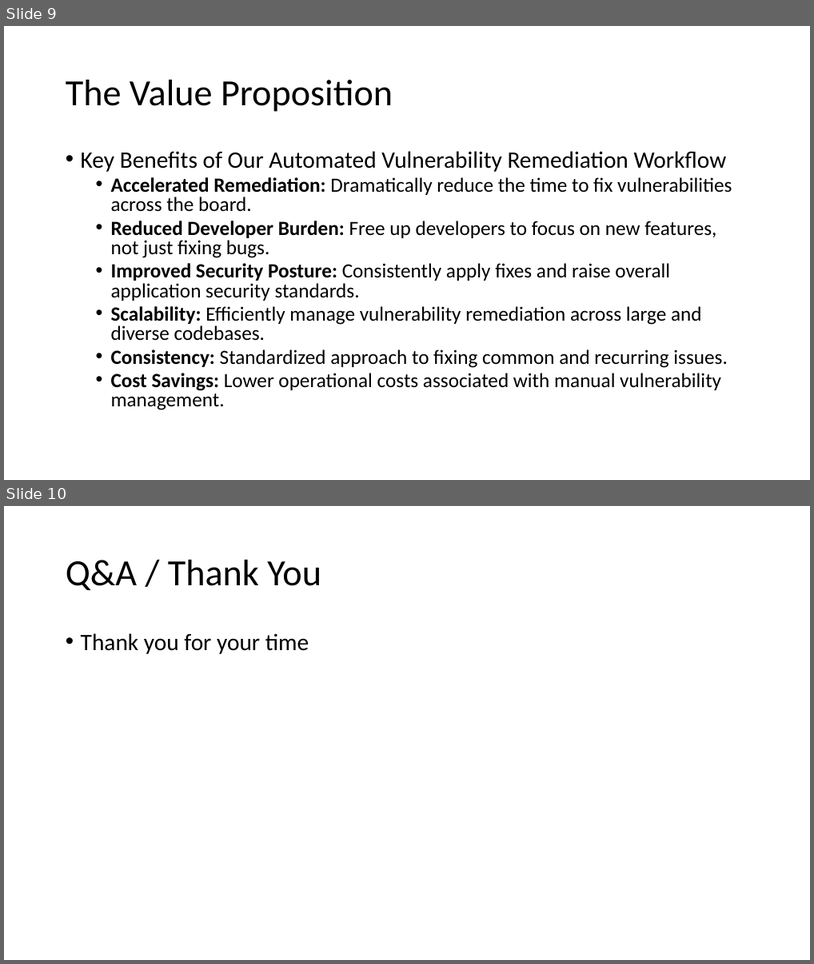
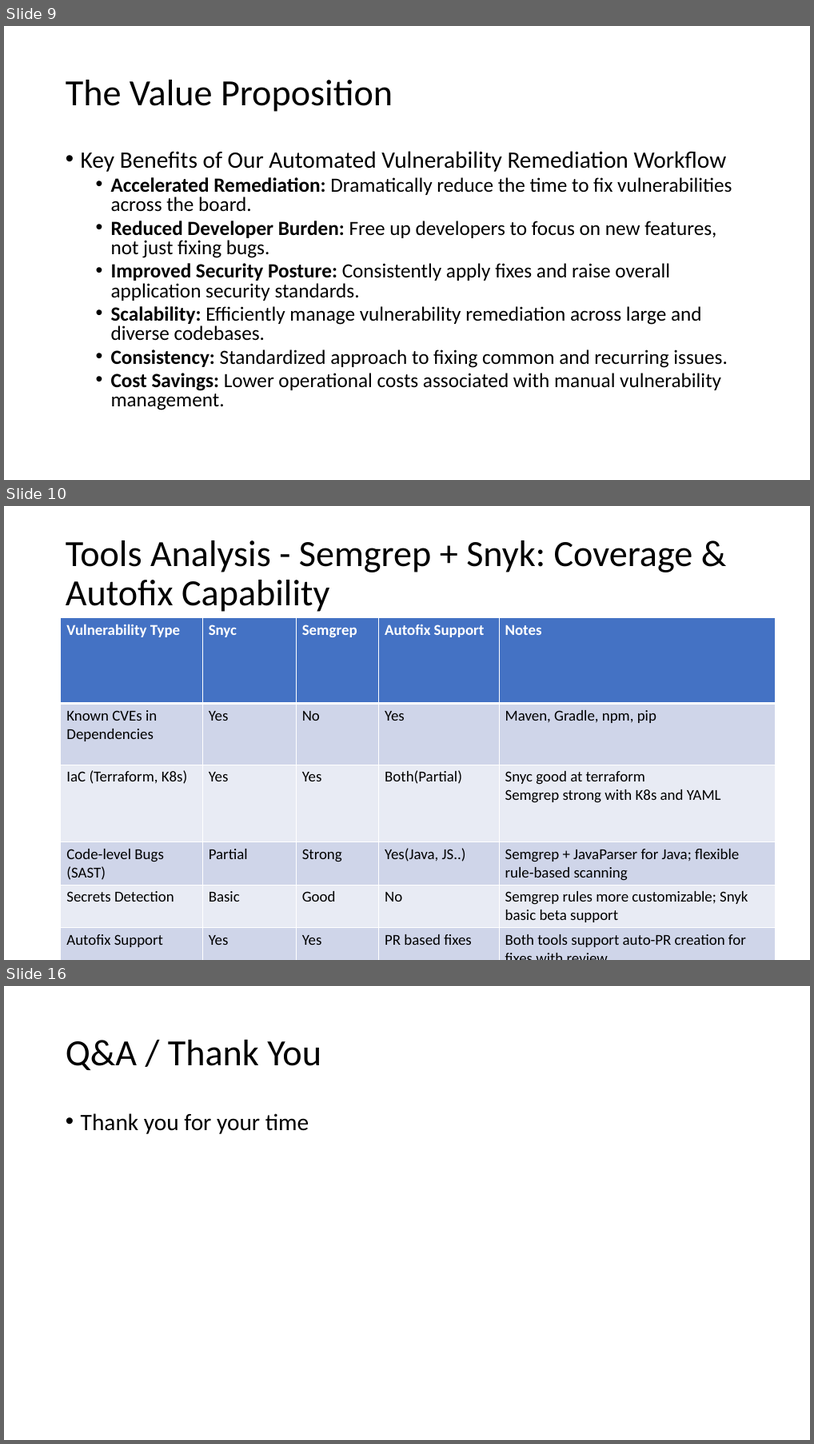
Before and after one commit to sivendar2/jenkins-shared-lib, a slide deck: Vulnerability Remediation Workflow.pptx. Shown one above the other, each under a label of ours: slides 9 and 10 before the commit, slides 9, 10 and 16 after it; the slides between them are not shown. The pictures are 814x964 and 814x1444 pixels, drawn with LibreOffice and Linux fonts; fonts in the diff are those of the drawing. Boxes give left, top, right and bottom in pixels: in the first picture for what was removed or moved away, otherwise in the second. Text is boxed around its words. In the diff, an @@ line names an element or a change of style, - is before the commit and + after.

```diff
--- a/Vulnerability Remediation Workflow.pptx
+++ b/Vulnerability Remediation Workflow.pptx
@@ slide 10 added at [4, 506, 810, 960], background #FFFFFF @@
@@ title added at [66, 540, 694, 612], 44 pt, text #000000 @@
+Tools Analysis - Semgrep + Snyk: Coverage & Autofix Capability
@@ table added at [61, 618, 777, 960], 6 rows, 5 columns @@
+Vulnerability Type | Snyc | Semgrep | Autofix Support | Notes
+Known CVEs in Dependencies | Yes | No | Yes | Maven, Gradle, npm, pip
+IaC (Terraform, K8s) | Yes | Yes | Both(Partial) | Snyc good at terraform / Semgrep strong with K8s and YAML
+Code-level Bugs (SAST) | Partial | Strong | Yes(Java, JS..) | Semgrep + JavaParser for Java; flexible rule-based scanning
+Secrets Detection | Basic | Good | No | Semgrep rules more customizable; Snyk basic beta support
+Autofix Support | Yes | Yes | PR based fixes | Both tools support auto-PR creation for fixes with review
@@ what was slide 10 is now slide 16 @@
```
Also in this commit, not shown: 1 slide changed, 5 other slides added, 14 other files.
